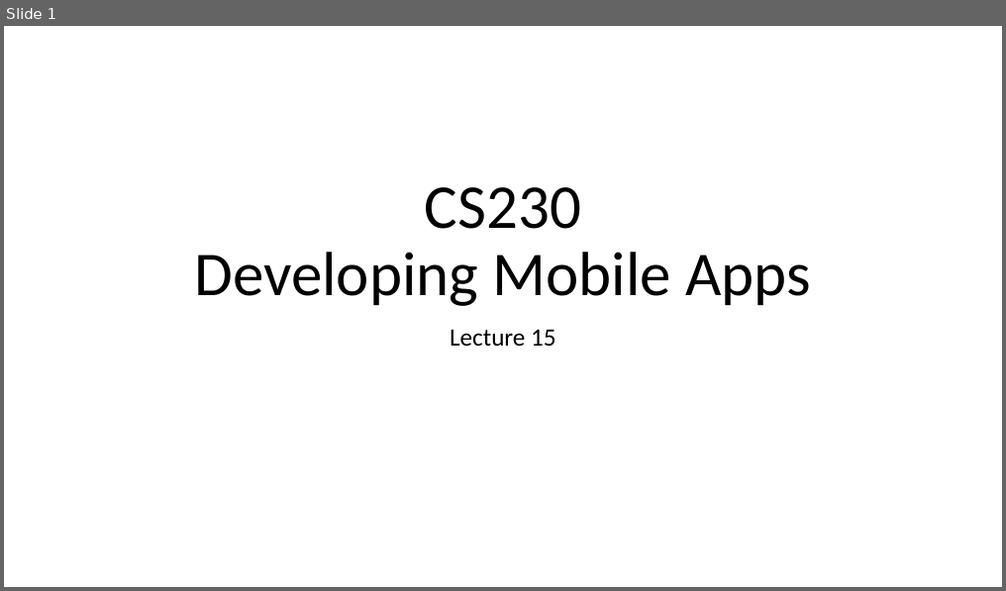
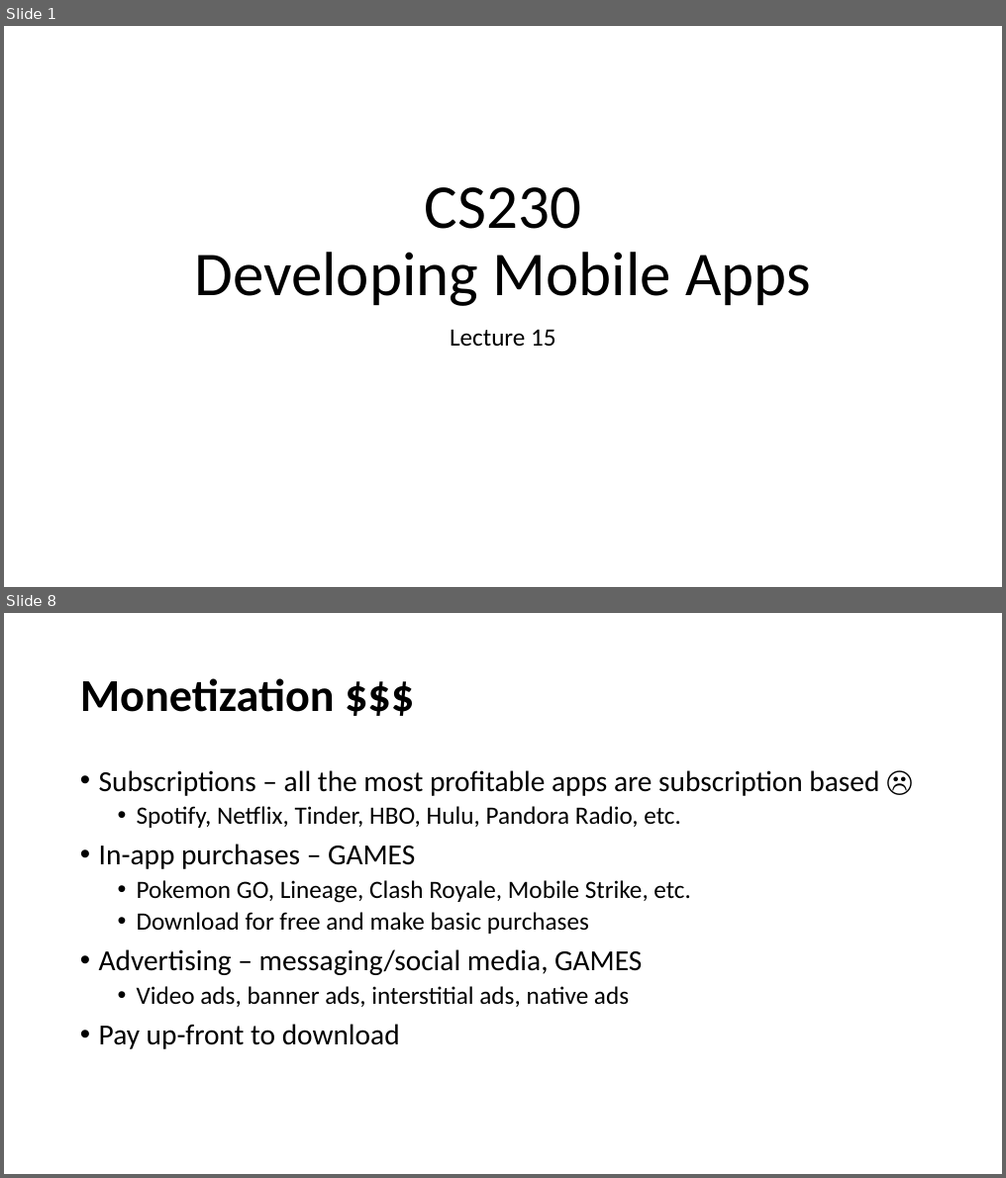
Before and after one commit to russellu/cs230, a slide deck: Lecture_15.pptx. Shown one above the other, each under a label of ours: slide 1 before the commit, slides 1 and 8 after it; the slides between them are not shown. The pictures are 1006x591 and 1006x1178 pixels, drawn with LibreOffice and Linux fonts; fonts in the diff are those of the drawing. Boxes give left, top, right and bottom in pixels: in the first picture for what was removed or moved away, otherwise in the second. Text is boxed around its words. In the diff, an @@ line names an element or a change of style, - is before the commit and + after.

```diff
--- a/Lecture_15.pptx
+++ b/Lecture_15.pptx
@@ slide 8 added at (4, 613, 1002, 1174), background #FFFFFF @@
@@ title added at (80, 678, 335, 712), 44 pt, text #000000, bold @@
+Monetization $$$
@@ text added at (99, 770, 879, 1050), 24 pt, text #000000 @@
+• Subscriptions – all the most profitable apps are subscription based ☹
+  • Spotify, Netflix, Tinder, HBO, Hulu, Pandora Radio, etc.
+• In-app purchases – GAMES
+  • Pokemon GO, Lineage, Clash Royale, Mobile Strike, etc.
+  • Download for free and make basic purchases
+• Advertising – messaging/social media, GAMES
+  • Video ads, banner ads, interstitial ads, native ads
+• Pay up-front to download
```
Also in this commit, not shown: 1 slide changed, 34 other slides added.
